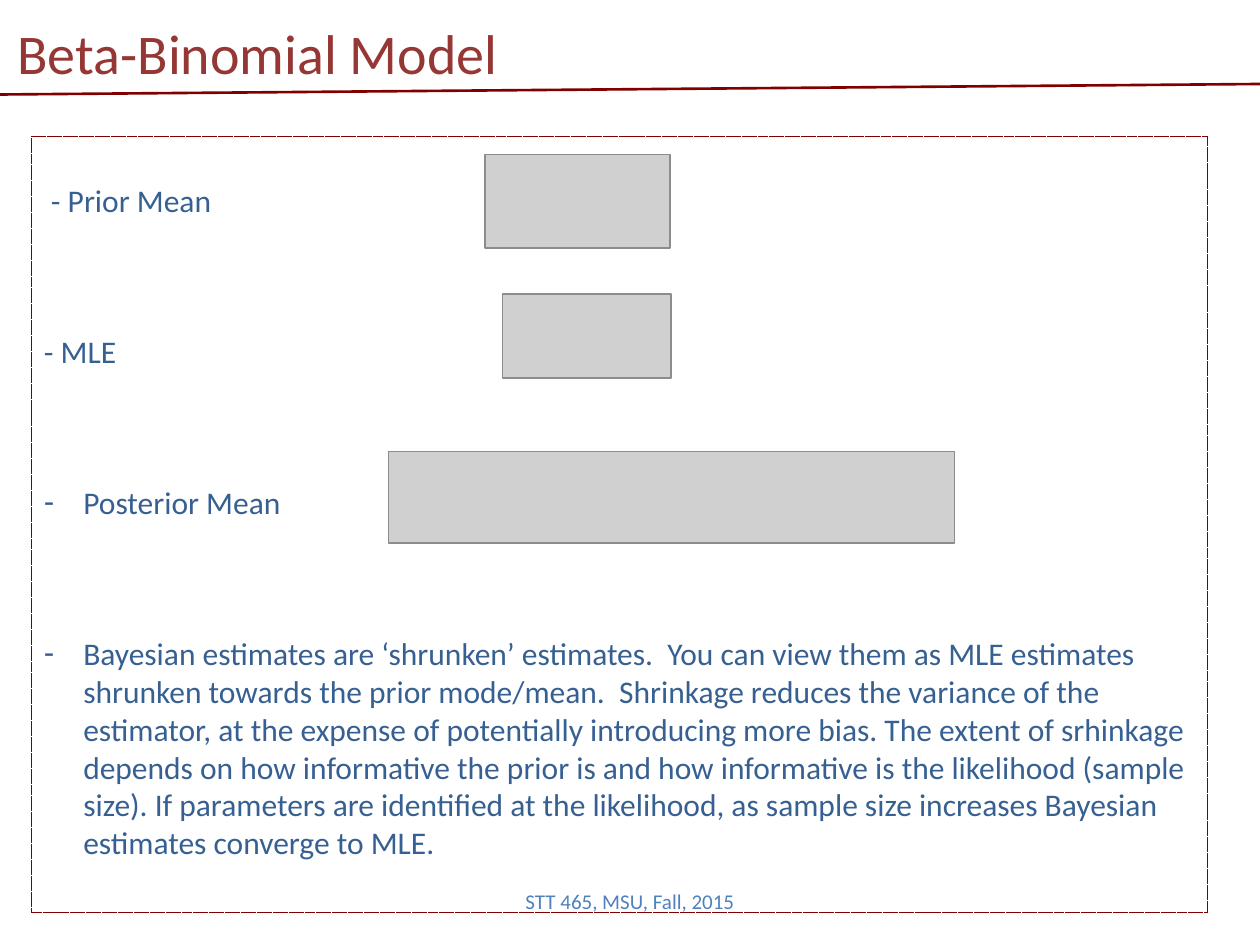
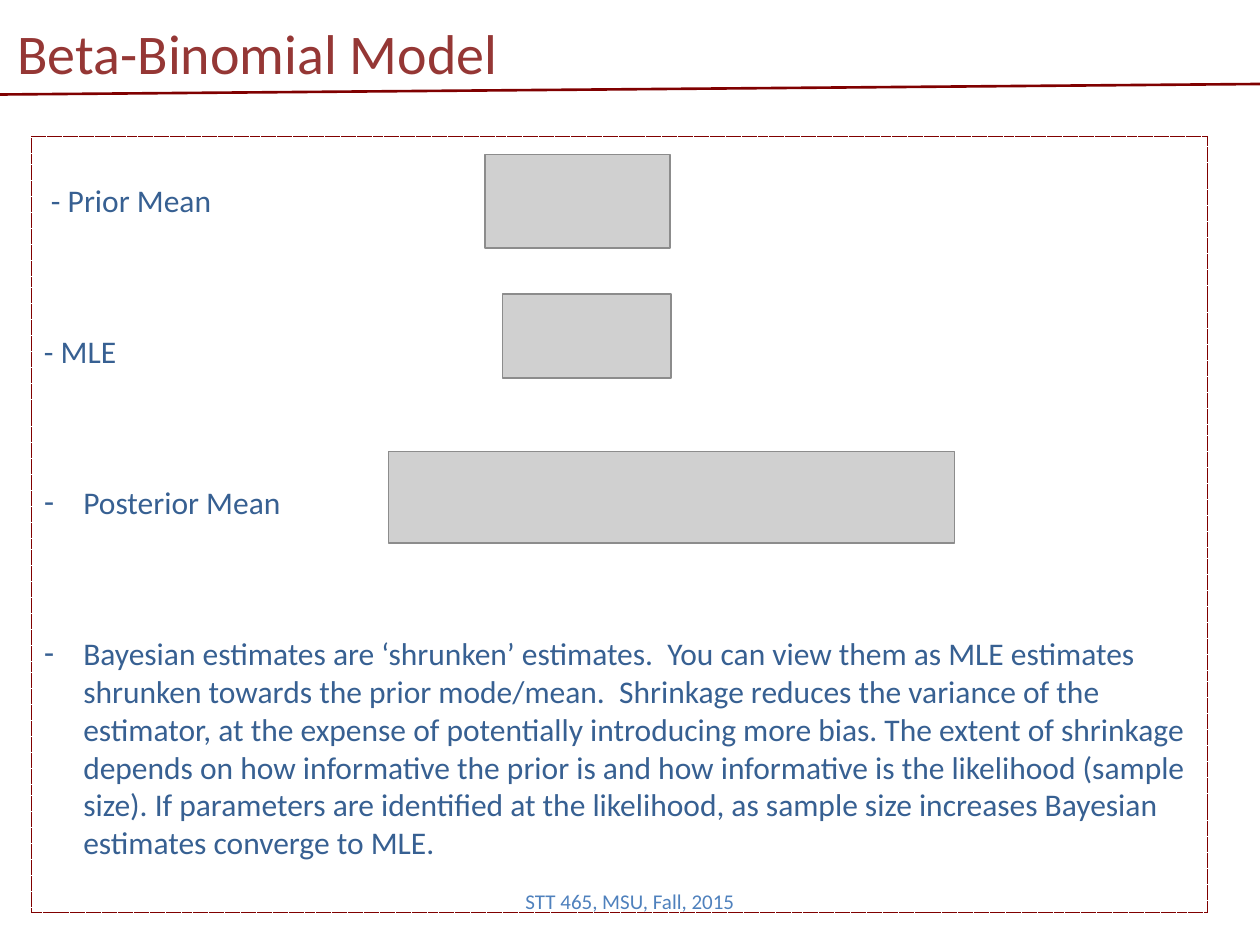
Before and after one commit to Boukos/STT465, a slide deck: slide 9 of STT465_1.pptx. Drawn at 1260x945 pixels with LibreOffice and Linux fonts; fonts in the diff are those of the drawing; grey boxes stand for pictures. Boxes give left, top, right and bottom in pixels: in the first picture for what was removed or moved away, otherwise in the second. Text is boxed around its words. In the diff, an @@ line names an element or a change of style, - is before the commit and + after.

```diff
--- a/STT465_1.pptx
+++ b/STT465_1.pptx
@@ text in rectangle at (x1=83, y1=642, x2=1184, y2=860): text changed @@
-– Bayesian estimates are ‘shrunken’ estimates. You can view them as MLE estimates shrunken towards the prior mode/mean. Shrinkage reduces the variance of the estimator, at the expense of potentially introducing more bias. The extent of srhinkage depends on how informative the prior is and how informative is the likelihood (sample size). If parameters are identified at the likelihood, as sample size increases Bayesian estimates converge to MLE.
+– Bayesian estimates are ‘shrunken’ estimates. You can view them as MLE estimates shrunken towards the prior mode/mean. Shrinkage reduces the variance of the estimator, at the expense of potentially introducing more bias. The extent of shrinkage depends on how informative the prior is and how informative is the likelihood (sample size). If parameters are identified at the likelihood, as sample size increases Bayesian estimates converge to MLE.
```
Also in this commit, not shown: 5 other slides changed, 4 other files.
